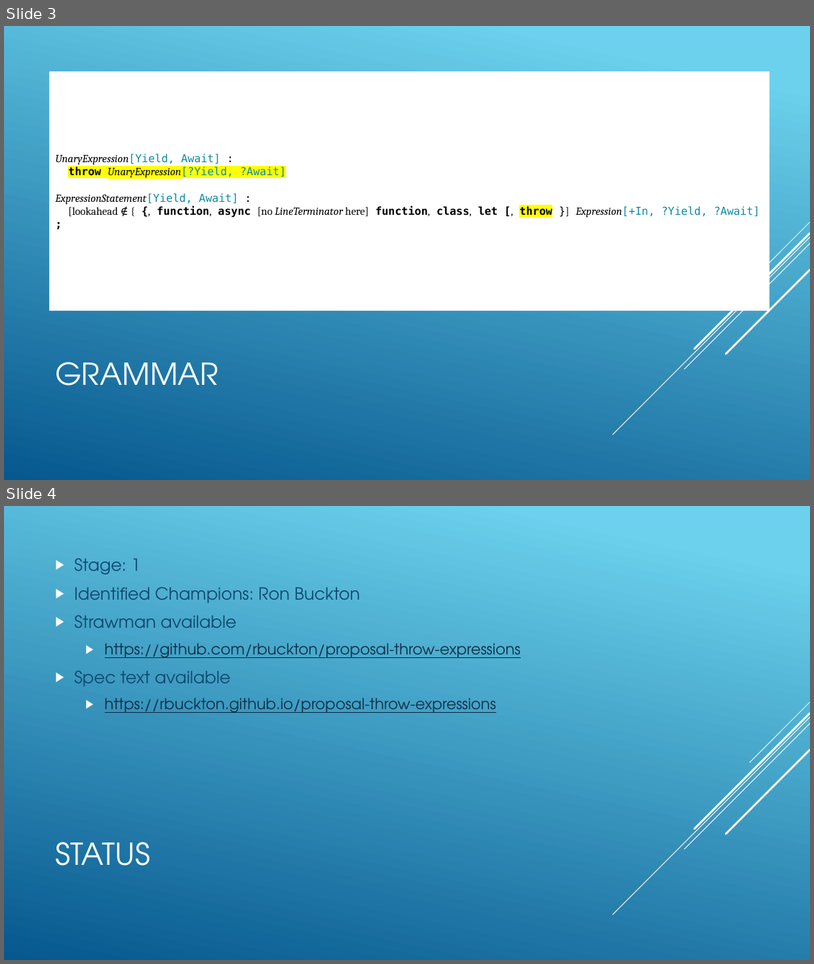
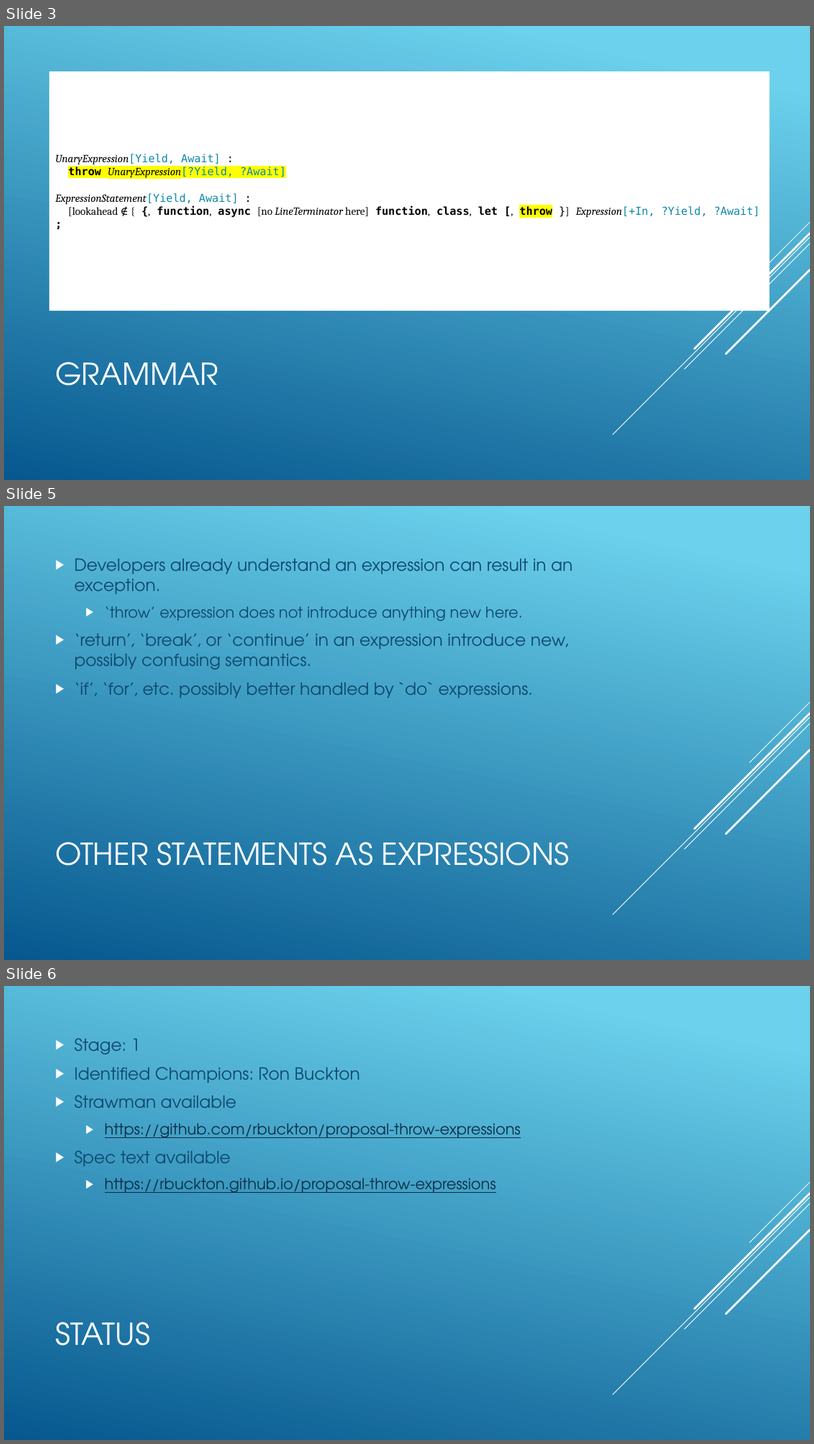
Before and after one commit to tc39/proposal-throw-expressions, a slide deck: src/ThrowExpressions-tc39.pptx. Shown one above the other, each under a label of ours: slides 3 and 4 before the commit, slides 3, 5 and 6 after it; the slides between them are not shown. The pictures are 814x964 and 814x1444 pixels, drawn with LibreOffice and Linux fonts; fonts in the diff are those of the drawing. Boxes give left, top, right and bottom in pixels: in the first picture for what was removed or moved away, otherwise in the second. Text is boxed around its words. In the diff, an @@ line names an element or a change of style, - is before the commit and + after.

```diff
--- a/src/ThrowExpressions-tc39.pptx
+++ b/src/ThrowExpressions-tc39.pptx
@@ slide 5 added at box(4, 506, 810, 960), background gradient #6ED2EB to #06588E; not listed: 5 template elements that a slide beside it also shows @@
@@ text added at box(75, 559, 573, 698), 20 pt, text #0F496F @@
+▶ Developers already understand an expression can result in an exception.
+  ▶ ‘throw’ expression does not introduce anything new here.
+▶ ‘return’, ‘break’, or ‘continue’ in an expression introduce new, possibly confusing semantics.
+▶ ‘if’, ‘for’, etc. possibly better handled by `do` expressions.
@@ title added at box(55, 842, 570, 865), 36 pt, text #FFFFFF @@
+OTHER STATEMENTS AS EXPRESSIONS
@@ what was slide 4 is now slide 6 @@
```
Also in this commit, not shown: 1 other slide added, 1 other file.
